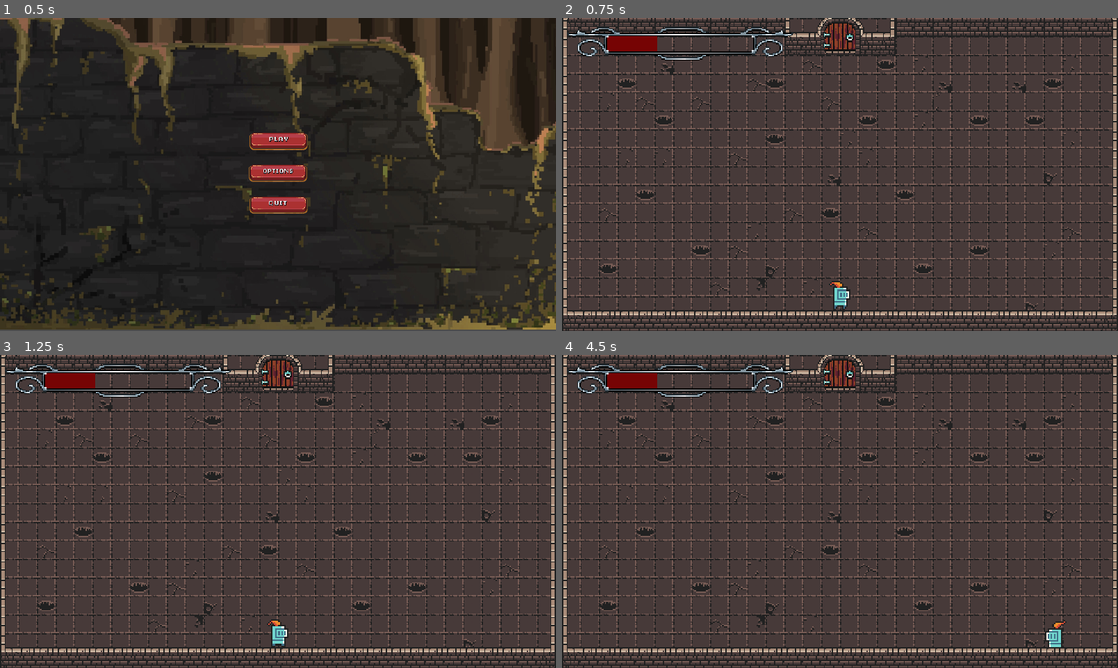
Above: before the commit, frames 1-4 (two rows, left to right).
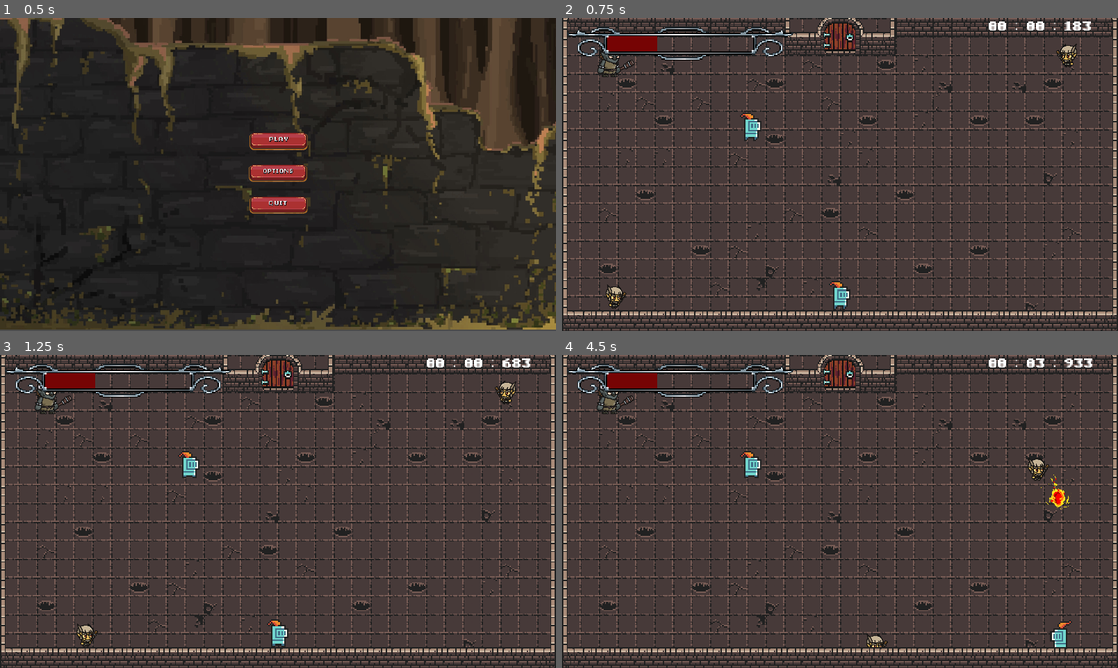
Above: after the commit, the same moments.

Repository: Thomas-Raveneau/SocialDungeons
Game: Godot game, scene res://Scenes/Menus/Main/Main.tscn
Same seed, same stepped clock (60 frames per second), same inputs: the game is played once before the commit and once after it.
Inputs (mouse positions are in pixels of both pictures, inside the frame that each line leads up to):
- Up to frame 1 (0.5 s): no input
- Up to frame 2 (0.75 s): click (840, 143) at 0.5 s
- Up to frame 3 (1.25 s): no input
- Up to frame 4 (4.5 s): hold D (move_right) 1.28-2.03 s; tap Shift (action_dash) every 0.75 s from 1.35 to 4.35 s; hold S (move_down) 2.03-2.78 s; hold D (move_right) 2.78-3.53 s; hold Z (move_up) 3.53-4.28 s; hold Q (move_left) from 4.28 s (still down)

Frame 1 is identical in both runs. In frame 2, 1.1% of the frame differs, in the area x 6-96%, y 1-93%; in frame 3, 1.1%; in frame 4, 1.4%, in the area x 6-96%, y 1-94%.

Commit message:
[FIX] - Merge conflicts

Diff:
--- a/Scenes/Maps/Main.tscn
+++ b/Scenes/Maps/Main.tscn
@@ -1,11 +1,14 @@
-[gd_scene load_steps=8 format=2]
+[gd_scene load_steps=11 format=2]
 
 [ext_resource path="res://Scenes/Player/Player.tscn" type="PackedScene" id=1]
 [ext_resource path="res://Scenes/Maps/Main.gd" type="Script" id=2]
-[ext_resource path="res://Scenes/Systems/HealthBar.tscn" type="PackedScene" id=3]
+[ext_resource path="res://Scenes/Mobs/Warrior.tscn" type="PackedScene" id=3]
+[ext_resource path="res://Scenes/Mobs/Mage.tscn" type="PackedScene" id=4]
 [ext_resource path="res://Scenes/Systems/Timer.tscn" type="PackedScene" id=5]
 [ext_resource path="res://Scenes/Maps/Castle/Castle.tscn" type="PackedScene" id=6]
-[ext_resource path="res://Scenes/Menus/Main/Assets/Font/pixelmix_bold.ttf" type="DynamicFontData" id=7]
+[ext_resource path="res://Fonts/pixelmix_bold.ttf" type="DynamicFontData" id=7]
+[ext_resource path="res://Scenes/Mobs/WalkingMan.tscn" type="PackedScene" id=8]
+[ext_resource path="res://Scenes/Systems/HealthBar.tscn" type="PackedScene" id=9]
 
 [sub_resource type="DynamicFont" id=1]
 size = 25
@@ -40,7 +43,23 @@
 margin_bottom = 55.5403
 custom_fonts/normal_font = SubResource( 1 )
 
-[node name="HealthBar" parent="." instance=ExtResource( 3 )]
+[node name="Warrior" parent="." instance=ExtResource( 3 )]
+position = Vector2( 164.111, 142.705 )
+scale = Vector2( 0.3, 0.3 )
+
+[node name="Archer" parent="." instance=ExtResource( 4 )]
+position = Vector2( 1750.51, 133.191 )
+scale = Vector2( 0.3, 0.3 )
+
+[node name="WalkingMan" parent="." instance=ExtResource( 8 )]
+position = Vector2( 653.899, 355.298 )
+scale = Vector2( 5, 5 )
+
+[node name="Mage" parent="." instance=ExtResource( 4 )]
+position = Vector2( 137.844, 967.906 )
+scale = Vector2( 0.3, 0.3 )
+
+[node name="HealthBar" parent="." instance=ExtResource( 9 )]
 margin_left = 10.0
 margin_top = 20.0
 margin_right = 790.721
